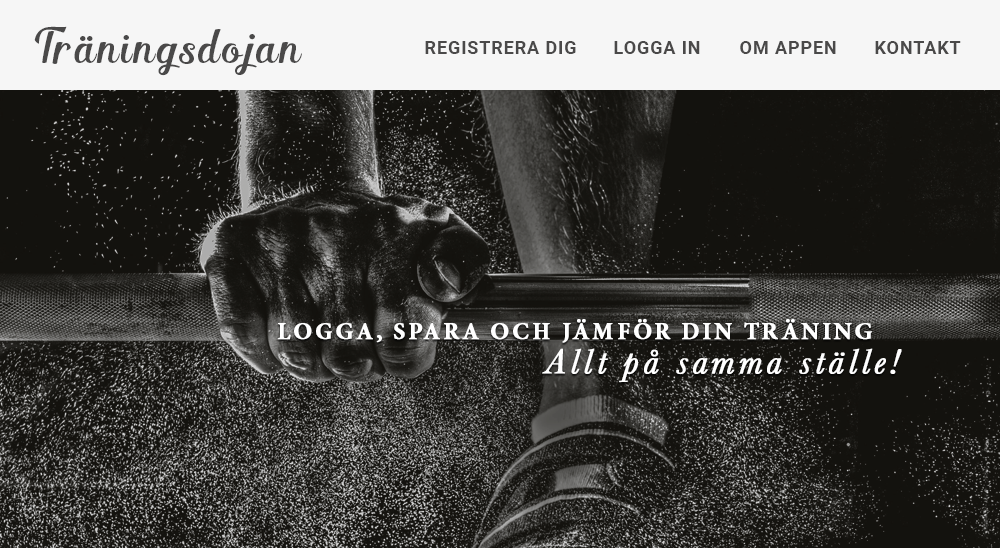
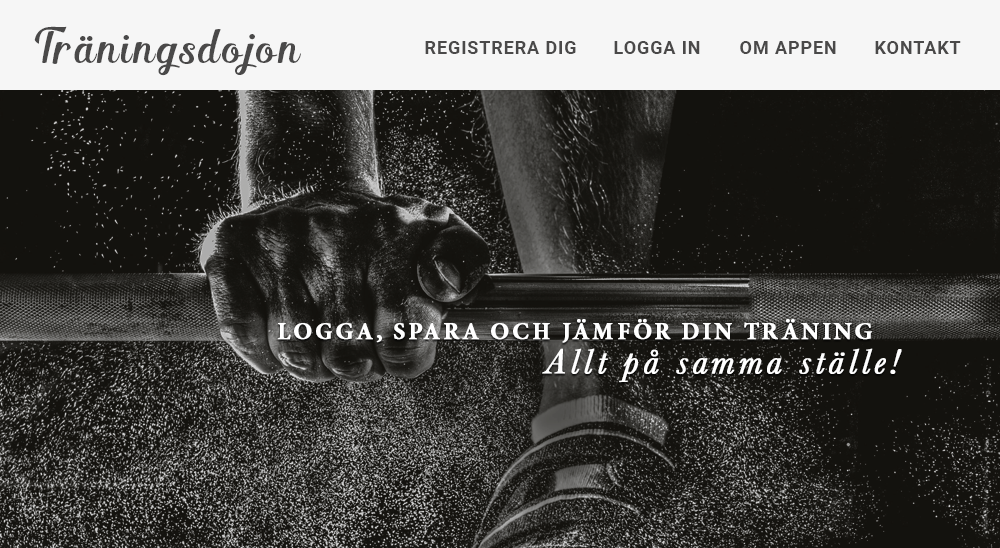
Two versions of the same layered image (1000px x 548px). Layer-by-layer changes:
renamed "Träningsdojan" to "Träningsdojon", painted on it over [256, 42, 302, 63]
